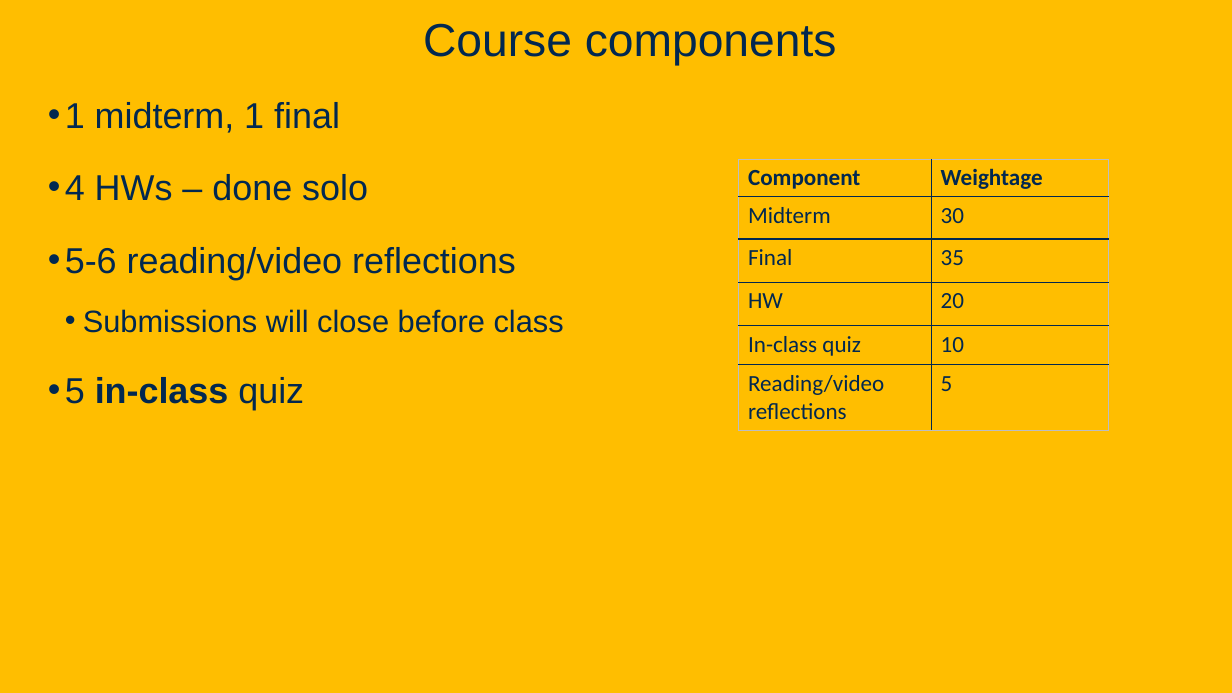
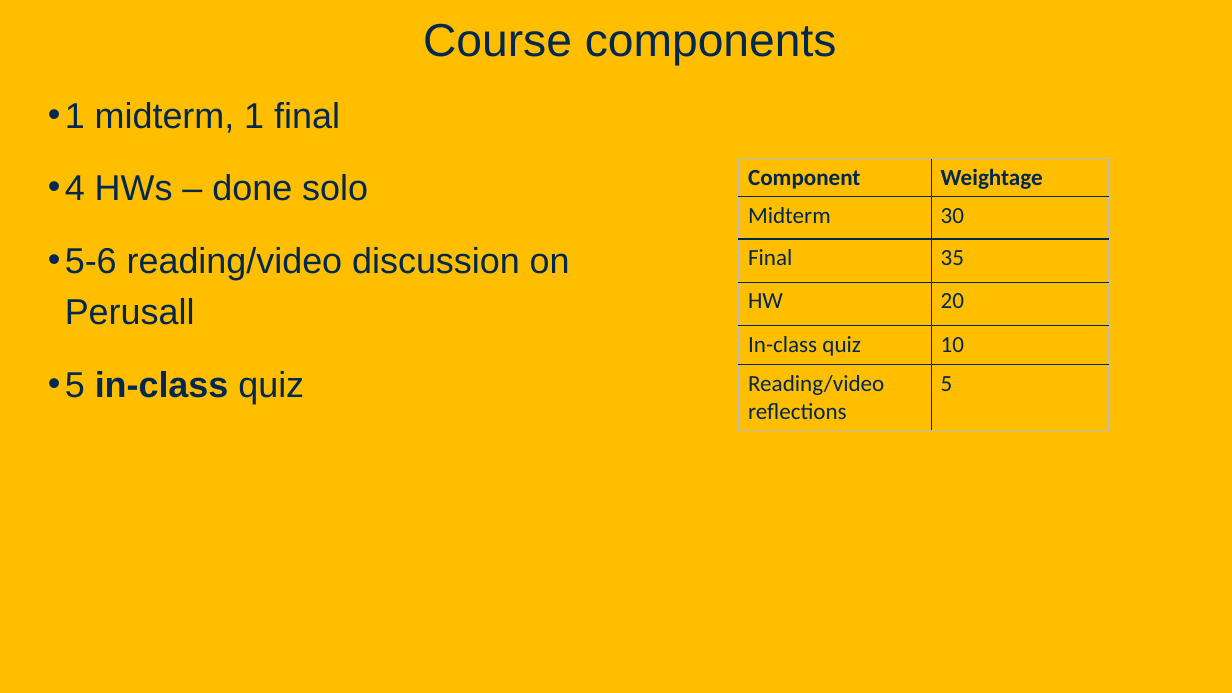
Before and after one commit to davsec-teaching/W26_ECS_160, a slide deck: slide 6 of slides/Intro.pptx. Drawn at 1232x693 pixels with LibreOffice and Linux fonts; fonts in the diff are those of the drawing; background and template pictures are left out. Boxes give left, top, right and bottom in pixels: in the first picture for what was removed or moved away, otherwise in the second. Text is boxed around its words. In the diff, an @@ line names an element or a change of style, - is before the commit and + after.

```diff
--- a/slides/Intro.pptx
+++ b/slides/Intro.pptx
@@ text at (x1=65, y1=247, x2=570, y2=325): text changed; size 24 to 28 pt @@
-• 5-6 reading/video reflections
-  • Submissions will close before class
+• 5-6 reading/video discussion on Perusall
```
Also in this commit, not shown: 1 other slide changed, 2 other files.
